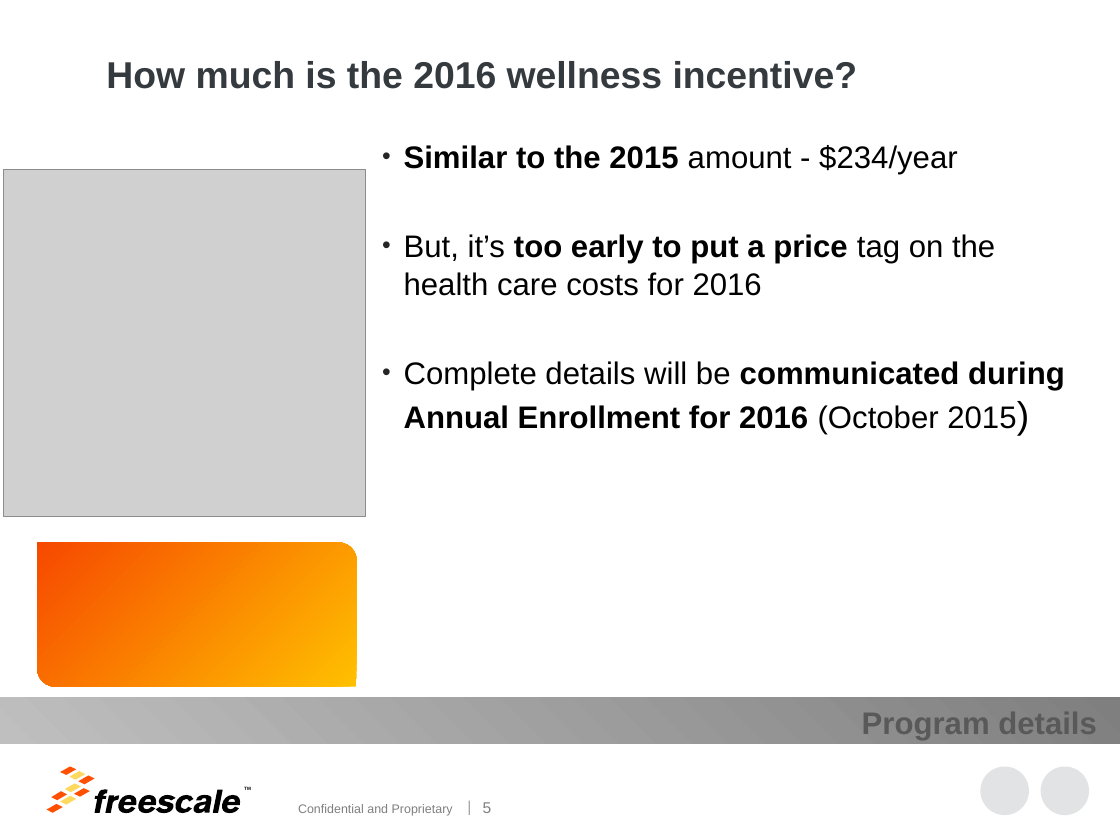
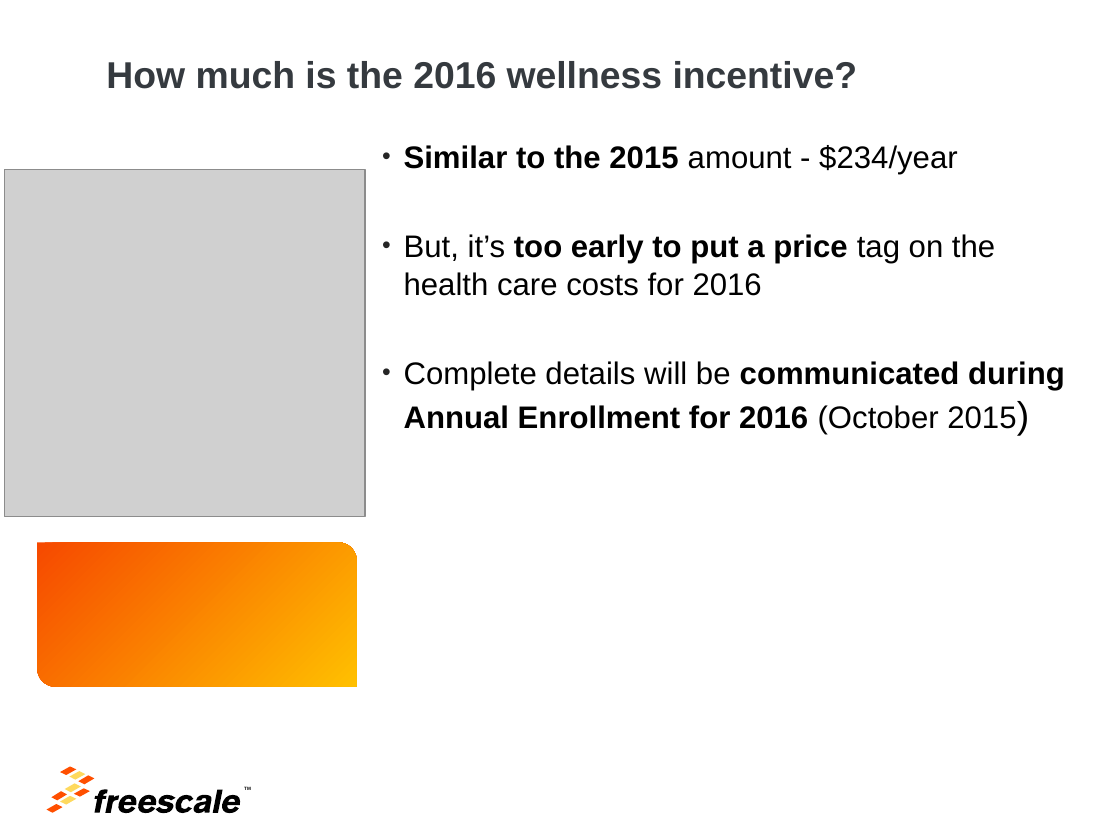
Before and after one commit to mmcurtis55/Presentation, a slide deck: slide 6 of InternshipRecap.ppt (slide 5 before the commit). Drawn at 1120x840 pixels with LibreOffice and Linux fonts; fonts in the diff are those of the drawing; grey boxes stand for pictures; background and template pictures are left out. Boxes give left, top, right and bottom in pixels: in the first picture for what was removed or moved away, otherwise in the second. Text is boxed around its words. In the diff, an @@ line names an element or a change of style, - is before the commit and + after.

Commit message:
presentation

```diff
--- a/InternshipRecap.ppt
+++ b/InternshipRecap.ppt
@@ freeform shape at [37,542,356,687]: fill gradient #FFC000 to #F64900 to gradient #F64900 to #FFC000; outline redrawn @@
@@ rectangle at [0,697,1120,744]: fill gradient #BFBFBF to #7F7F7F to gradient #7F7F7F to #BFBFBF @@
@@ rectangle added at [0,694,357,759], fill #FFFFFF @@
@@ rectangle added at [288,697,1120,838], fill #FFFFFF @@
@@ ellipse removed at [980,766,1028,814] @@
@@ ellipse removed at [1040,766,1089,814] @@
@@ line removed from (469, 801) to (469, 815) @@
@@ page number removed at [483,802,492,813] @@
-5
```
Also in this commit, not shown: 3 other slides changed, 4 slides added, 3 slides removed.
